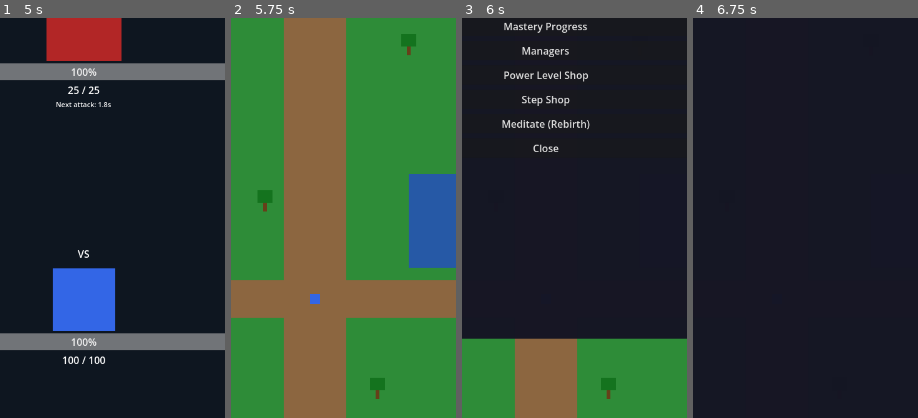
Above: before the commit, frames 1-4 (left to right).
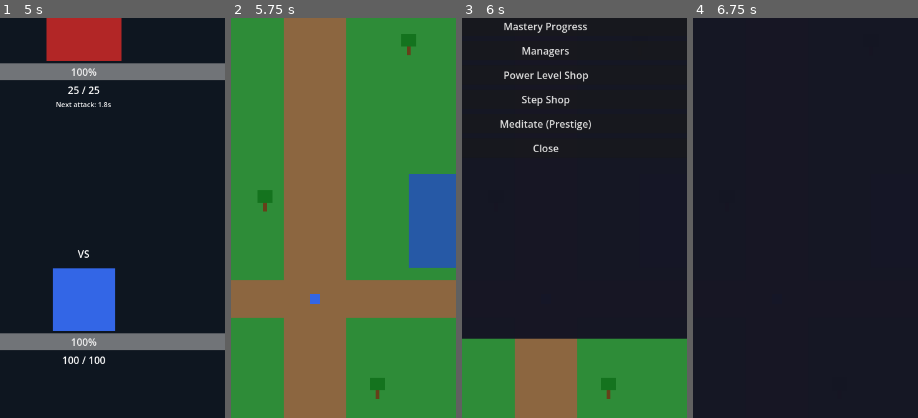
Above: after the commit, the same moments.

Repository: LeatherSpoon/Sharp_Apples
Game: Godot game, scene res://scenes/main.tscn
Same seed, same stepped clock (60 frames per second), same inputs: the game is played once before the commit and once after it.
Inputs:
- Up to frame 1 (5 s): click "Set" at 0.5 s; click "World" at 1.25 s; click "Train" at 2 s; click "Fight" at 2.75 s; click "Fight" at 3.5 s; click "Defend" at 4.25 s
- Up to frame 2 (5.75 s): click "Flee" at 5 s
- Up to frame 3 (6 s): click "Menu" at 5.75 s
- Up to frame 4 (6.75 s): click "Character Stats" at 6.5 s
The pictures show only the part of the screen within x 31-81%, y 15-65%; the shares and areas given below are measured in that part.

Frames 1-2 are identical in both runs. In frame 3, 0.6% of the frame differs, in the area x 16-58%, y 25-28%; in frame 4, nothing differs.
Error in both runs: Invalid assignment of property or key 'theme_override_font_sizes' with value of type 'Dictionary' on a base object of type 'Label'. (res://scripts/ui/training_…

Commit message:
Rework meditation into prestige/rebirth mechanic with cutscene
- Reframed meditation as a prestige system: "PRESTIGE — MEDITATION"
- Added full-screen cutscene overlay with fade-to-black transition
  and sequential text ("You sit on the mat...", "Your power fades...")
- Added 5-minute anti-spam time gate preventing frequent rebirths
- Button shows countdown when disabled ("Too Soon (X min left)")
- Prestige-oriented language throughout info panel
- Cutscene shows multiplier gain and new multiplier after reset
- Added cutscene overlay cleanup to _close_all_popups

https://claude.ai/code/session_01Ra3tS7LVo7F4gMUGxv6qhW

Diff:
--- a/godot/scripts/ui/main_ui.gd
+++ b/godot/scripts/ui/main_ui.gd
@@ -85,6 +85,9 @@
 var _pl_shop_balance_label: Label = null
 var _meditation_popup: PanelContainer = null
 var _meditation_info_label: Label = null
+var _meditate_confirm_btn: Button = null
+var _cutscene_overlay: ColorRect = null
+var _cutscene_label: Label = null
 var _step_alloc_label: Label = null
 var _combat_stats_label: Label = null
 
@@ -139,7 +142,7 @@
 	managers_btn.pressed.connect(_on_managers_pressed)
 	pl_shop_menu_btn.pressed.connect(_open_pl_shop)
 	pedometer_btn.pressed.connect(_open_steps_shop)
-	master_reset_btn.text = "Meditate (Rebirth)"
+	master_reset_btn.text = "Meditate (Prestige)"
 	master_reset_btn.pressed.connect(_open_meditation)
 
 	# Combat
@@ -489,8 +492,10 @@
 
 
 # ===========================================================================
-#  MEDITATION
-# ===========================================================================
+#  MEDITATION (Prestige / Rebirth)
+# ===========================================================================
+
+const MEDITATION_MIN_SECONDS: float = 300.0  # 5 min minimum before allowing prestige
 
 func _create_meditation_popup() -> void:
 	var ui_root: Control = $UILayer/UI
@@ -500,41 +505,77 @@
 	_meditation_popup.visible = false
 	_meditation_popup.layout_mode = 1
 	_meditation_popup.anchors_preset = Control.PRESET_FULL_RECT
-	_meditation_popup.anchor_left = 0.1
-	_meditation_popup.anchor_top = 0.1
-	_meditation_popup.anchor_right = 0.9
-	_meditation_popup.anchor_bottom = 0.7
+	_meditation_popup.anchor_left = 0.05
+	_meditation_popup.anchor_top = 0.06
+	_meditation_popup.anchor_right = 0.95
+	_meditation_popup.anchor_bottom = 0.88
 	_meditation_popup.add_theme_stylebox_override("panel", _make_panel_style())
 	ui_root.add_child(_meditation_popup)
 
 	var vbox := VBoxContainer.new()
 	vbox.layout_mode = 2
-	vbox.add_theme_constant_override("separation", 10)
+	vbox.add_theme_constant_override("separation", 8)
 	_meditation_popup.add_child(vbox)
 
 	var title := Label.new()
-	title.text = "MEDITATION"
+	title.text = "PRESTIGE — MEDITATION"
 	title.horizontal_alignment = HORIZONTAL_ALIGNMENT_CENTER
+	title.add_theme_font_size_override("font_size", 16)
 	vbox.add_child(title)
+
+	var subtitle := Label.new()
+	subtitle.text = "Sit on your mat and start anew — stronger than before."
+	subtitle.horizontal_alignment = HORIZONTAL_ALIGNMENT_CENTER
+	subtitle.add_theme_font_size_override("font_size", 10)
+	subtitle.add_theme_color_override("font_color", Color(0.7, 0.7, 0.9))
+	vbox.add_child(subtitle)
+
+	var sep := HSeparator.new()
+	vbox.add_child(sep)
 
 	_meditation_info_label = Label.new()
 	_meditation_info_label.autowrap_mode = TextServer.AUTOWRAP_WORD_SMART
 	_meditation_info_label.add_theme_font_size_override("font_size", 11)
+	_meditation_info_label.size_flags_vertical = Control.SIZE_EXPAND_FILL
 	vbox.add_child(_meditation_info_label)
 
-	var sep := HSeparator.new()
-	vbox.add_child(sep)
-
-	var meditate_btn := Button.new()
-	meditate_btn.text = "Meditate Now"
-	meditate_btn.custom_minimum_size = Vector2(0, 44)
-	meditate_btn.pressed.connect(_do_meditation)
-	vbox.add_child(meditate_btn)
+	var sep2 := HSeparator.new()
+	vbox.add_child(sep2)
+
+	_meditate_confirm_btn = Button.new()
+	_meditate_confirm_btn.text = "Begin Meditation"
+	_meditate_confirm_btn.custom_minimum_size = Vector2(0, 48)
+	_meditate_confirm_btn.pressed.connect(_do_meditation)
+	vbox.add_child(_meditate_confirm_btn)
 
 	var close_btn := Button.new()
 	close_btn.text = "Not Yet"
 	close_btn.pressed.connect(func(): _meditation_popup.visible = false)
 	vbox.add_child(close_btn)
+
+	# Cutscene overlay (full-screen, hidden by default)
+	_cutscene_overlay = ColorRect.new()
+	_cutscene_overlay.name = "CutsceneOverlay"
+	_cutscene_overlay.visible = false
+	_cutscene_overlay.layout_mode = 1
+	_cutscene_overlay.anchors_preset = Control.PRESET_FULL_RECT
+	_cutscene_overlay.color = Color(0, 0, 0, 0)
+	_cutscene_overlay.mouse_filter = Control.MOUSE_FILTER_STOP
+	ui_root.add_child(_cutscene_overlay)
+
+	_cutscene_label = Label.new()
+	_cutscene_label.layout_mode = 1
+	_cutscene_label.anchors_preset = Control.PRESET_CENTER
+	_cutscene_label.grow_horizontal = Control.GROW_DIRECTION_BOTH
+	_cutscene_label.grow_vertical = Control.GROW_DIRECTION_BOTH
+	_cutscene_label.horizontal_alignment = HORIZONTAL_ALIGNMENT_CENTER
+	_cutscene_label.vertical_alignment = VERTICAL_ALIGNMENT_CENTER
+	_cutscene_label.autowrap_mode = TextServer.AUTOWRAP_WORD_SMART
+	_cutscene_label.add_theme_font_size_override("font_size", 16)
+	_cutscene_label.add_theme_color_override("font_color", Color(1, 1, 1))
+	_cutscene_label.custom_minimum_size = Vector2(300, 200)
+	_cutscene_label.text = ""
+	_cutscene_overlay.add_child(_cutscene_label)
 
 
 func _open_meditation() -> void:
@@ -555,31 +596,81 @@
 	var time_pct := time_factor * time_factor * 100.0
 
 	var text := ""
-	text += "Meditation resets your Power Level to 1 but makes it grow FASTER.\n"
-	text += "Longer sessions = MUCH bigger rewards.\n\n"
+	text += "Meditation is a rebirth. Your Power Level resets to 1,\n"
+	text += "but your PL growth becomes permanently faster.\n"
+	text += "The longer you wait between rebirths, the greater the reward.\n\n"
 	text += "Current PL: %d\n" % int(pl)
-	text += "Session time: %.0f min\n" % time_min
-	text += "Time strength: %.0f%%\n" % time_pct
-	text += "Current multiplier: x%.2f\n" % GameState.meditation_multiplier
-	text += "Multiplier gain now: +%.3f\n" % multiplier_gain
-	text += "Total meditations: %d\n\n" % GameState.meditation_count
-	if time_min < 10:
-		text += "Too early! Rewards are almost nothing. Keep training.\n"
+	text += "Session length: %.0f min\n" % time_min
+	text += "Session strength: %.0f%%\n" % time_pct
+	text += "Growth multiplier: x%.2f\n" % GameState.meditation_multiplier
+	text += "Gain if you prestige now: +%.3f\n" % multiplier_gain
+	text += "Total rebirths: %d\n\n" % GameState.meditation_count
+
+	if time_sec < MEDITATION_MIN_SECONDS:
+		var remaining := (MEDITATION_MIN_SECONDS - time_sec) / 60.0
+		text += "Too soon! You must wait %.0f more min before meditating.\n" % remaining
+	elif time_min < 15:
+		text += "Very low reward. Keep training for a better bonus.\n"
 	elif time_min < 30:
-		text += "Rewards are growing... 30+ min for a strong bonus.\n"
+		text += "Reward is growing. 30+ min for a solid bonus.\n"
 	elif time_min < 60:
-		text += "Good session! Reward is solid.\n"
+		text += "Good session! Solid growth reward.\n"
 	else:
-		text += "Excellent patience! Near-maximum time bonus.\n"
-	text += "\nKEPT: Attack, Defense, Skills, Steps, Gold, Mastery\n"
-	text += "RESET: Power Level, Bosses, Environment"
+		text += "Excellent patience! Near-maximum reward.\n"
+
+	text += "\nKEPT: Attack, Defense, Skills, Steps, Gold, Mastery, PL Shop\n"
+	text += "RESET: Power Level (to 1), Bosses, Environment"
 
 	_meditation_info_label.text = text
 
+	# Anti-spam: disable button if session is too short
+	if _meditate_confirm_btn:
+		if time_sec < MEDITATION_MIN_SECONDS:
+			_meditate_confirm_btn.disabled = true
+			_meditate_confirm_btn.text = "Too Soon (%.0f min left)" % ((MEDITATION_MIN_SECONDS - time_sec) / 60.0)
+		else:
+			_meditate_confirm_btn.disabled = false
+			_meditate_confirm_btn.text = "Begin Meditation"
+
 
 func _do_meditation() -> void:
-	var result := GameState.perform_meditation()
 	_meditation_popup.visible = false
+	# Play cutscene: fade to black → show text → perform reset → show result → fade back
+	_play_prestige_cutscene()
+
+
+func _play_prestige_cutscene() -> void:
+	_cutscene_overlay.visible = true
+	_cutscene_overlay.color = Color(0, 0, 0, 0)
+	_cutscene_label.text = ""
+
+	var tween := create_tween()
+
+	# Phase 1: Fade to black (1s)
+	tween.tween_property(_cutscene_overlay, "color", Color(0, 0, 0, 1), 1.0)
+
+	# Phase 2: Show meditation text sequence
+	tween.tween_callback(func(): _cutscene_label.text = "You sit on the mat...")
+	tween.tween_interval(1.5)
+	tween.tween_callback(func(): _cutscene_label.text = "You close your eyes...\nYour power fades away...")
+	tween.tween_interval(1.5)
+
+	# Phase 3: Perform the actual reset
+	tween.tween_callback(func():
+		var result := GameState.perform_meditation()
+		var gain: float = result["multiplier_gained"]
+		var new_mult: float = result["new_multiplier"]
+		_cutscene_label.text = "A new strength awakens within you.\n\nGrowth multiplier: +%.3f\nNew multiplier: x%.2f\n\nYour journey begins again." % [gain, new_mult]
+	)
+	tween.tween_interval(3.0)
+
+	# Phase 4: Fade back (1s)
+	tween.tween_property(_cutscene_overlay, "color", Color(0, 0, 0, 0), 1.0)
+	tween.tween_callback(func():
+		_cutscene_overlay.visible = false
+		_cutscene_label.text = ""
+		_switch_to(ViewMode.OVERWORLD)
+	)
 
 
 # ===========================================================================
@@ -608,6 +699,8 @@
 		_pl_shop_popup.visible = false
 	if _meditation_popup:
 		_meditation_popup.visible = false
+	if _cutscene_overlay:
+		_cutscene_overlay.visible = false
 
 
 func _toggle_settings() -> void:
